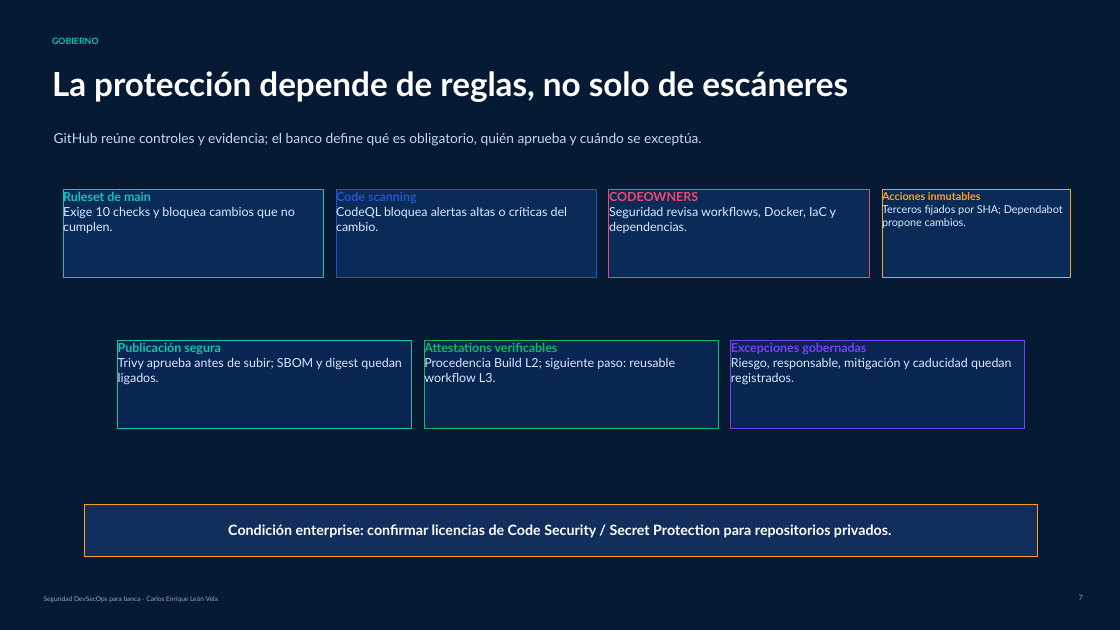
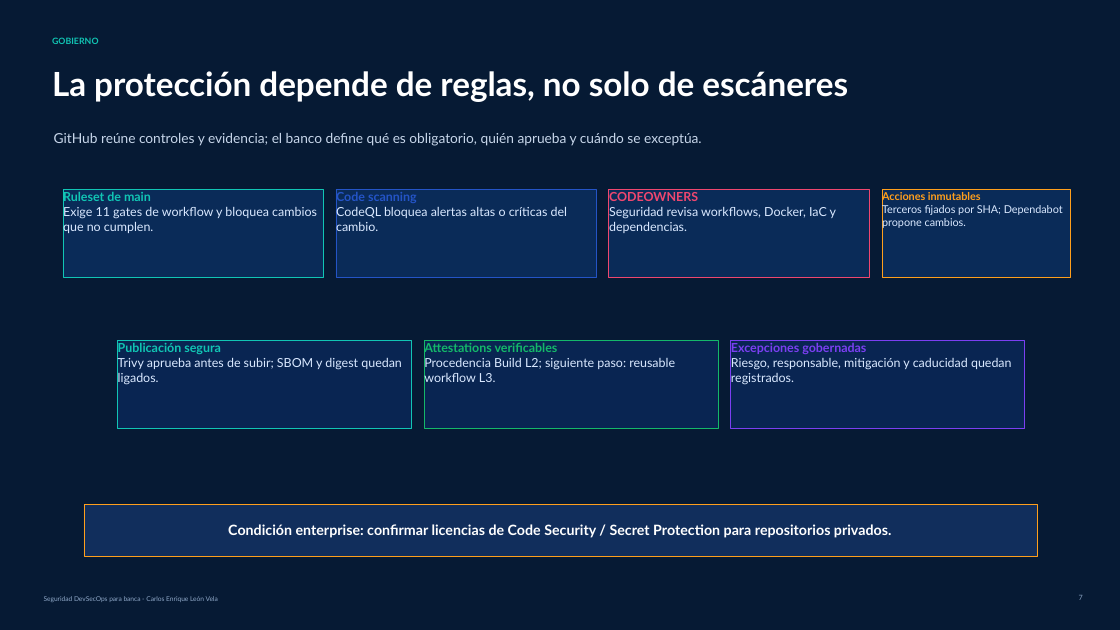
Before and after one commit to giscarUnir/automatizacion-seguridad, a slide deck: slide 7 of arquitectura_devsecops_banca_corta_v7.pptx. Drawn at 1120x630 pixels with LibreOffice and Linux fonts; fonts in the diff are those of the drawing. Boxes give left, top, right and bottom in pixels: in the first picture for what was removed or moved away, otherwise in the second. Text is boxed around its words. In the diff, an @@ line names an element or a change of style, - is before the commit and + after.

Commit message:
fix: make security gates pass in GitHub

```diff
--- a/arquitectura_devsecops_banca_corta_v7.pptx
+++ b/arquitectura_devsecops_banca_corta_v7.pptx
@@ text in rectangle at (63, 190, 317, 234): text changed @@
-Ruleset de main
-Exige 10 checks y bloquea cambios que no cumplen.
+Ruleset de main
+Exige 11 gates de workflow y bloquea cambios que no cumplen.
```
Also in this commit, not shown: 1 other slide changed, 2 other files.
